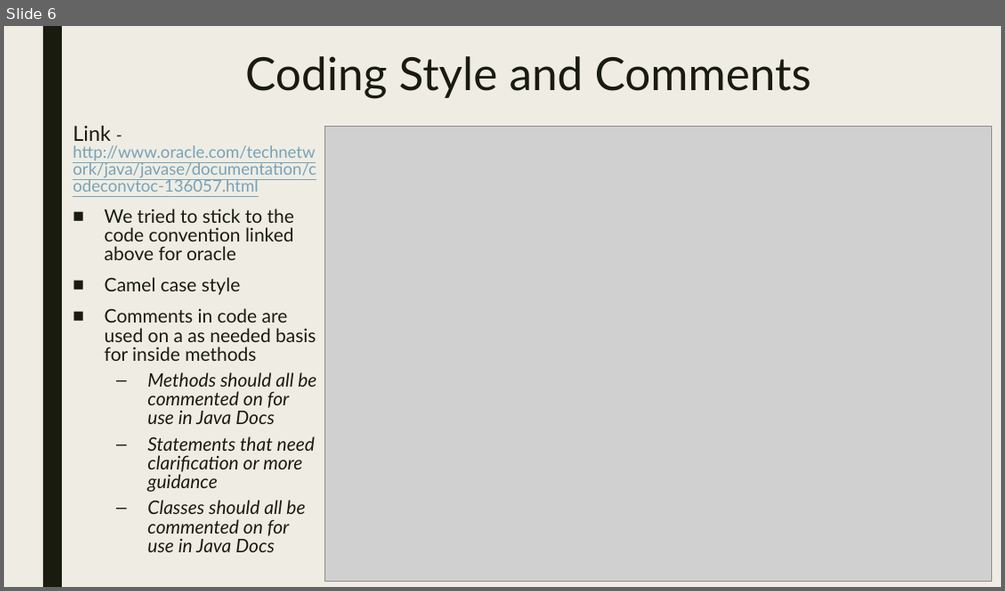
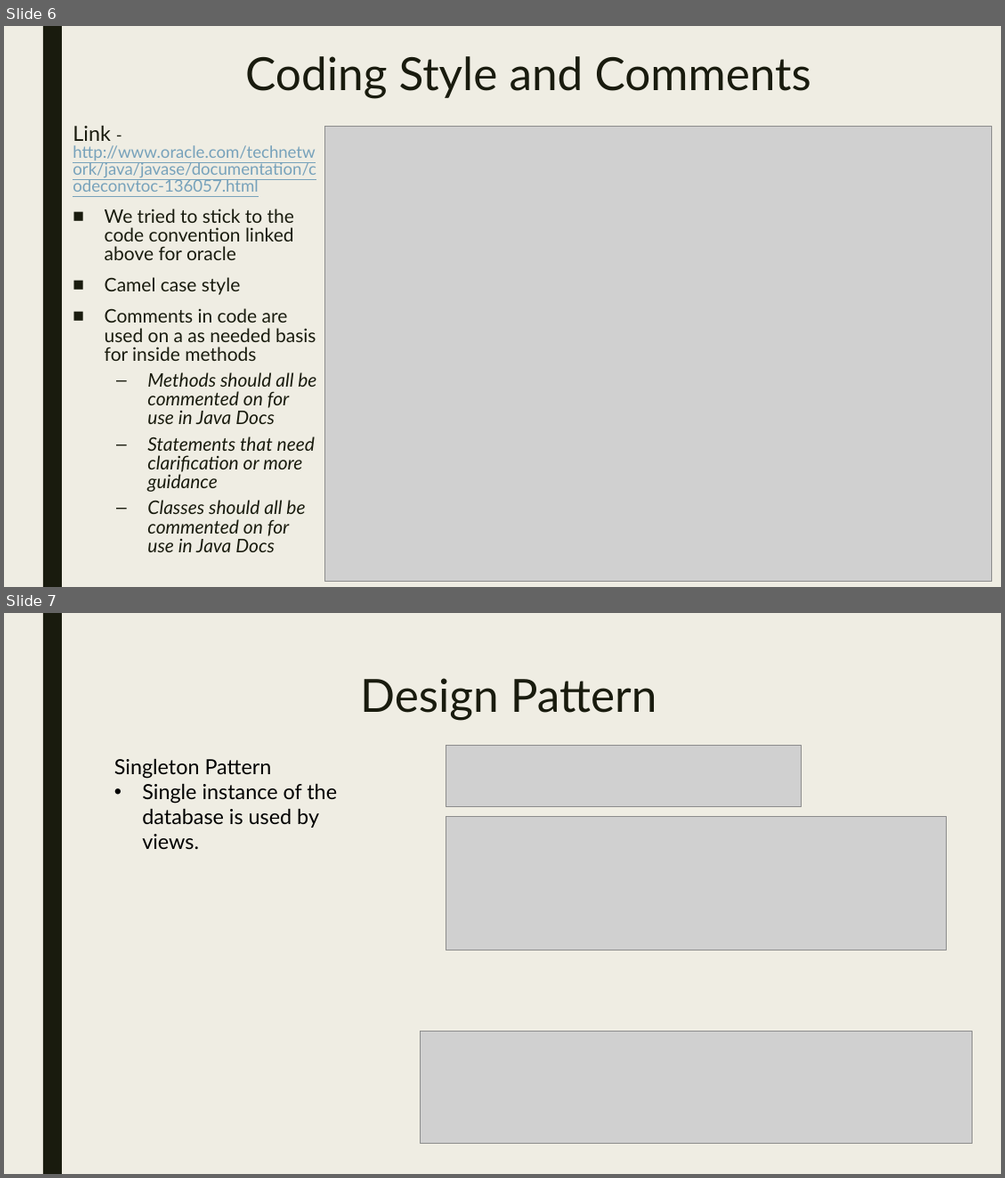
Before and after one commit to t3421/3354-Team-1, a slide deck: 3354 class information/Power points/Team 1 PowerPoint - final.pptx. Shown one above the other, each under a label of ours: slide 6 before the commit, slides 6 and 7 after it. The pictures are 1005x591 and 1005x1178 pixels, drawn with LibreOffice and Linux fonts; fonts in the diff are those of the drawing; grey boxes stand for pictures. Boxes give left, top, right and bottom in pixels: in the first picture for what was removed or moved away, otherwise in the second. Text is boxed around its words. In the diff, an @@ line names an element or a change of style, - is before the commit and + after.

Commit message:
update ppt

```diff
--- a/3354 class information/Power points/Team 1 PowerPoint - final.pptx
+++ b/3354 class information/Power points/Team 1 PowerPoint - final.pptx
@@ slide 7 added at (x1=4, y1=613, x2=1001, y2=1174), background #EFEDE3; not listed: 1 template element that a slide beside it also shows @@
@@ title added at (x1=360, y1=678, x2=657, y2=720), 44 pt, text #191B0E @@
+Design Pattern
@@ picture added at (x1=446, y1=746, x2=801, y2=807) @@
@@ text added at (x1=114, y1=758, x2=337, y2=849), 20 pt, text #000000 @@
+Singleton Pattern
+• Single instance of the database is used by views.
@@ picture added at (x1=446, y1=817, x2=947, y2=949) @@
@@ picture added at (x1=420, y1=1031, x2=972, y2=1143) @@
```
Also in this commit, not shown: 1 slide removed, 1 other file.
